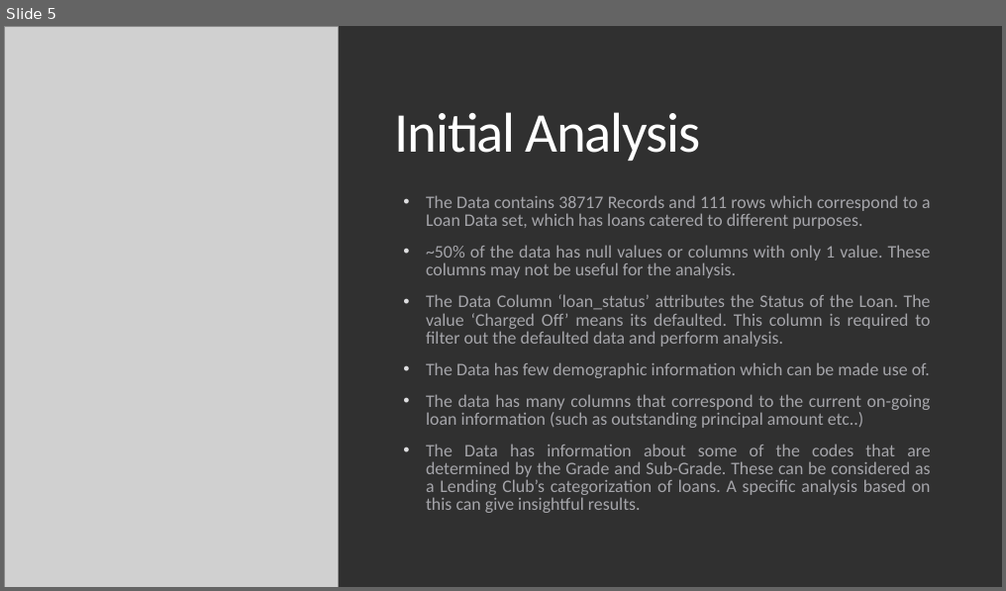
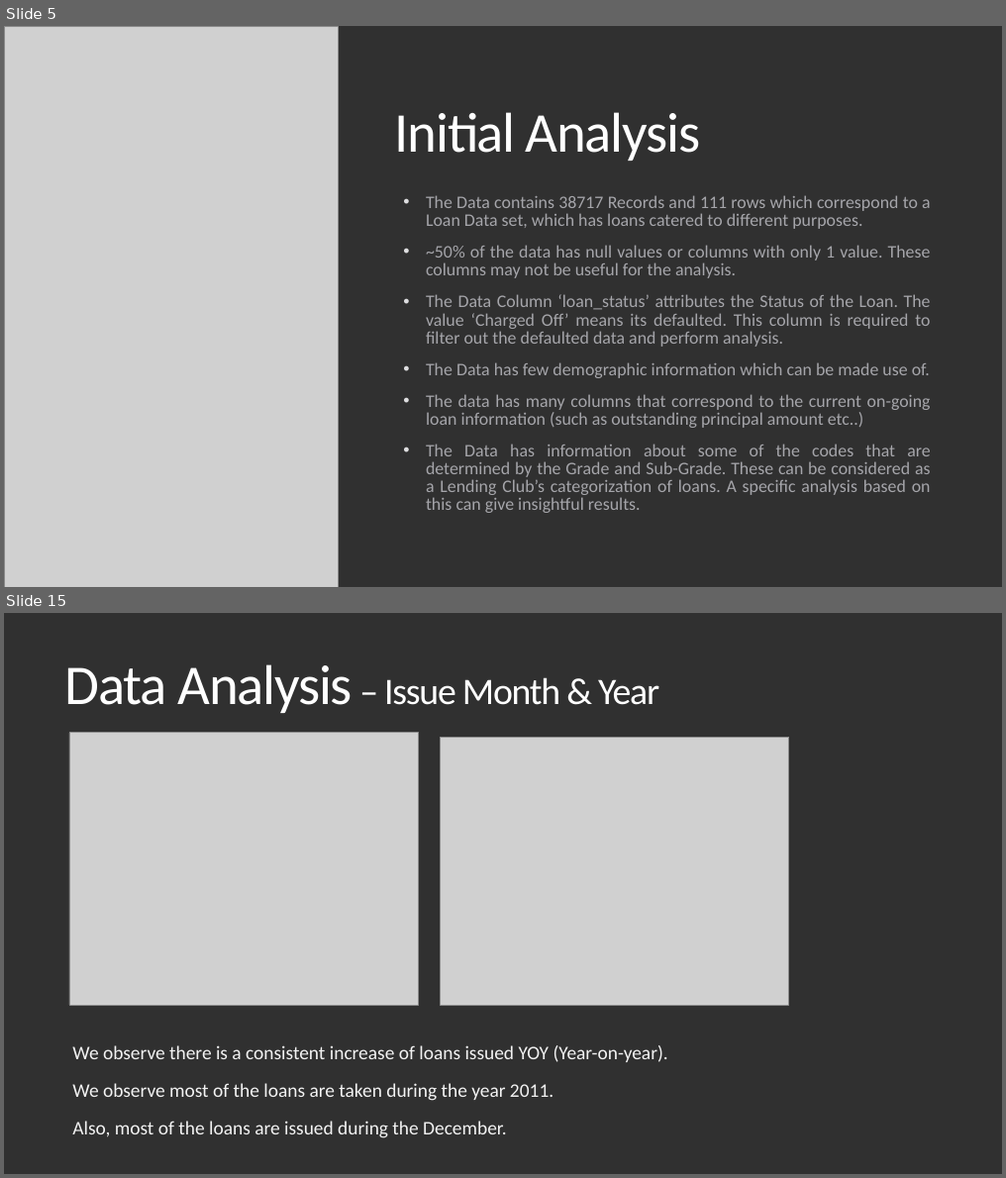
Before and after one commit to Vasista-Eranki/LendingClubCaseStudy, a slide deck: Lending Club Case Study.pptx. Shown one above the other, each under a label of ours: slide 5 before the commit, slides 5 and 15 after it; the slides between them are not shown. The pictures are 1006x591 and 1006x1178 pixels, drawn with LibreOffice and Linux fonts; fonts in the diff are those of the drawing; grey boxes stand for pictures. Boxes give left, top, right and bottom in pixels: in the first picture for what was removed or moved away, otherwise in the second. Text is boxed around its words. In the diff, an @@ line names an element or a change of style, - is before the commit and + after.

Commit message:
Presentation updates till Univariate Analysis

```diff
--- a/Lending Club Case Study.pptx
+++ b/Lending Club Case Study.pptx
@@ slide 15 added at <box>4,613,1002,1174</box>, background #303030 @@
@@ title added at <box>65,664,659,713</box>, 36 pt, text #FFFFFF @@
+Data Analysis – Issue Month & Year
@@ picture added at <box>69,733,418,1005</box> @@
@@ picture added at <box>441,737,789,1004</box> @@
@@ text added at <box>72,1046,668,1139</box>, 18.5 pt, text #F2F2F2 @@
+  We observe there is a consistent increase of loans issued YOY (Year-on-year).
+  We observe most of the loans are taken during the year 2011.
+  Also, most of the loans are issued during the December.
```
Also in this commit, not shown: 3 slides changed, 14 other slides added, 1 slide removed, 1 other file.
